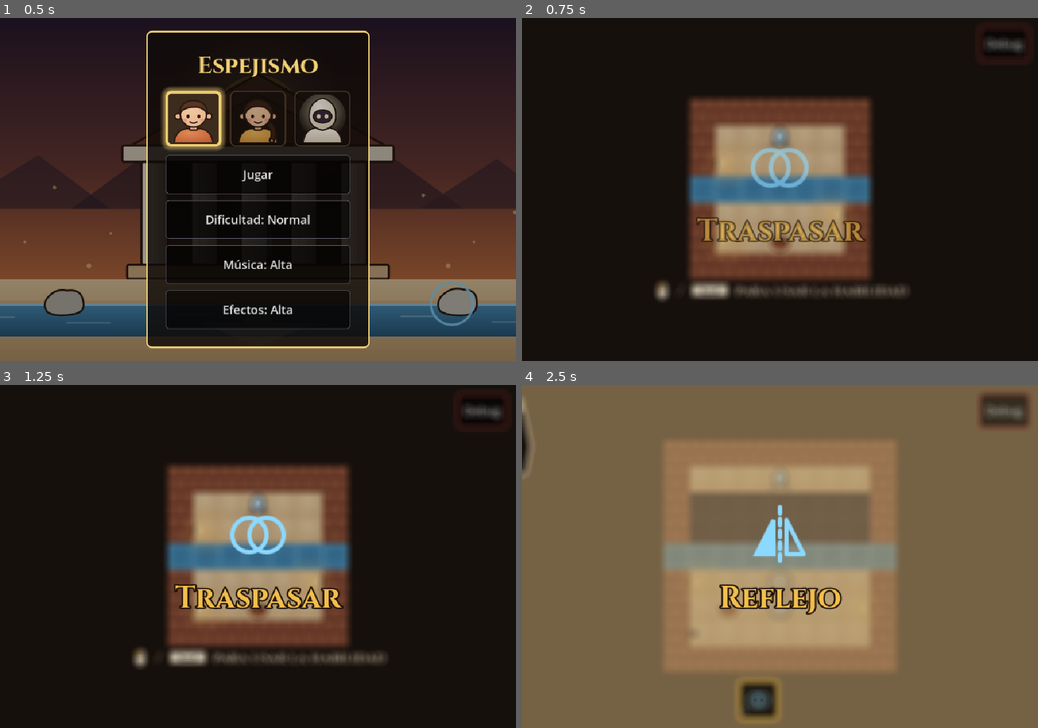
Above: before the commit, frames 1-4 (two rows, left to right).
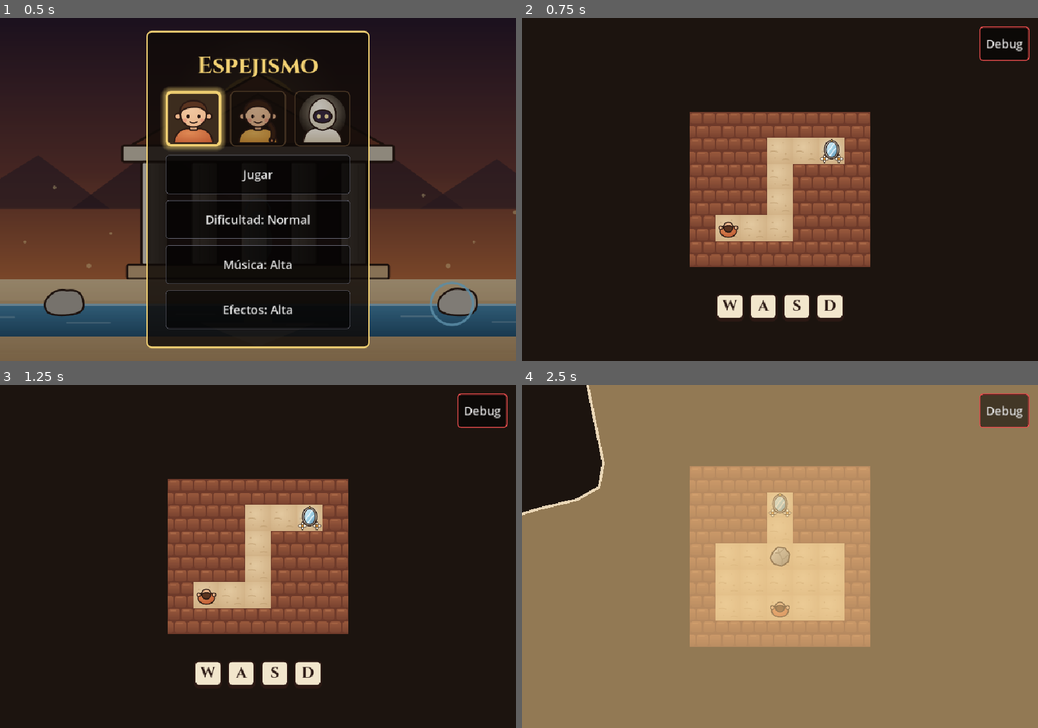
Above: after the commit, the same moments.

Repository: AngeloCS19/Juego
Game: Godot game, scene res://main.tscn
Two runs of this game, one before a commit and one after it. Both use one fixed random seed, a clock stepped at 60 frames per second and the inputs below.
Inputs (mouse positions are in pixels of both pictures, inside the frame that each line leads up to):
- Up to frame 1 (0.5 s): no input
- Up to frame 2 (0.75 s): click "Jugar" at 0.5 s
- Up to frame 3 (1.25 s): no input
- Up to frame 4 (2.5 s): click "Debug" at 1.25 s; tap Enter at 2, 2.1 s; move the mouse to (893, 539) at 2.02 s; hold Right from 2.03 s (still down); click (893, 539) at 2.17 s; tap Space at 2.27 s

Frame 1 is identical in both runs. In frame 2, 20% of the frame differs, in the area x 25-99%, y 2-88%; in frame 3, 20%; in frame 4, 80%, in the area x 0-100%, y 0-100%.

Commit message:
Salas: templo tutorial con glifos de teclas y gestos
Tres salas nuevas antes del río (moverse, empujar, reiniciar) más la de
girar la cámara y Cruzar el río. Cada una muestra solo el dibujo de la
tecla (PC) o del gesto (celular) cuando hace falta, y los botones táctiles
aparecen en la sala que los enseña.

Co-Authored-By: Claude Opus 5.5 (1M context) <noreply@anthropic.com>
Claude-Session: https://claude.ai/code/session_01RZ3wMik6Vk5bK3LSG3XvCW

Diff:
--- /dev/null
+++ b/assets/sprites/icono_deslizar.svg
@@ -0,0 +1 @@
+<svg xmlns="http://www.w3.org/2000/svg" width="128" height="96" viewBox="0 0 128 96"><path d="M22 30H106M92 18L106 30L92 42M36 18L22 30L36 42" fill="none" stroke="#f2b84c" stroke-width="6" stroke-linecap="round" stroke-linejoin="round"/><path d="M58 92V58A8 8 0 0 1 74 58V70L88 72A8 8 0 0 1 95 81L93 92Z" fill="#f2e6cc" stroke="#2b1a14" stroke-width="4" stroke-linejoin="round"/><path d="M58 70L50 64A6 6 0 0 0 42 72L58 92" fill="#f2e6cc" stroke="#2b1a14" stroke-width="4" stroke-linejoin="round"/></svg>
--- /dev/null
+++ b/assets/sprites/icono_sostener.svg
@@ -0,0 +1 @@
+<svg xmlns="http://www.w3.org/2000/svg" width="96" height="96" viewBox="0 0 96 96"><circle cx="48" cy="26" r="20" fill="none" stroke="#f2b84c" stroke-width="5"/><circle cx="48" cy="26" r="9" fill="#f2b84c"/><path d="M40 94V30A8 8 0 0 1 56 30V52L70 54A8 8 0 0 1 77 63L75 94Z" fill="#f2e6cc" stroke="#2b1a14" stroke-width="4" stroke-linejoin="round"/><path d="M40 52L32 46A6 6 0 0 0 24 54L40 76" fill="#f2e6cc" stroke="#2b1a14" stroke-width="4" stroke-linejoin="round"/></svg>
--- /dev/null
+++ b/salas/tutorial_caminar.json
@@ -0,0 +1,17 @@
+{
+	"nombre": "El primer paso",
+	"mapa": [
+		"#######",
+		"###..E#",
+		"###.###",
+		"###.###",
+		"#...###",
+		"#######"
+	],
+	"jugador": [1, 4],
+	"plano_espiritual": { "tipo": "reflexion", "eje": "horizontal", "valor": 3 },
+	"habilidades": [],
+	"tutorial": { "glifo": "mover" },
+	"ocultar": ["girar", "reiniciar", "usar"],
+	"solucion": "RRUUURR"
+}
--- /dev/null
+++ b/salas/tutorial_empujar.json
@@ -0,0 +1,20 @@
+{
+	"nombre": "La piedra en el camino",
+	"mapa": [
+		"#######",
+		"#.#####",
+		"#....E#",
+		"#.#####",
+		"#.#####",
+		"#######"
+	],
+	"jugador": [1, 4],
+	"plano_espiritual": { "tipo": "reflexion", "eje": "horizontal", "valor": 3 },
+	"habilidades": [],
+	"piedras": [
+		{ "pos": [1, 3] }
+	],
+	"tutorial": { "glifo": "empujar" },
+	"ocultar": ["girar", "reiniciar", "usar"],
+	"solucion": "EERRRR"
+}
--- a/salas/tutorial_girar.json
+++ b/salas/tutorial_girar.json
@@ -13,5 +13,7 @@
 	"plano_espiritual": { "tipo": "reflexion", "eje": "horizontal", "valor": 3 },
 	"salida_fija": true,
 	"habilidades": [],
+	"tutorial": { "glifo": "girar" },
+	"ocultar": ["usar"],
 	"solucion": "RRRR<R"
 }
--- /dev/null
+++ b/salas/tutorial_reiniciar.json
@@ -0,0 +1,21 @@
+{
+	"nombre": "Volver a empezar",
+	"mapa": [
+		"#######",
+		"###E###",
+		"###.###",
+		"#.....#",
+		"#.....#",
+		"#.....#",
+		"#######"
+	],
+	"jugador": [3, 5],
+	"plano_espiritual": { "tipo": "reflexion", "eje": "horizontal", "valor": 3 },
+	"habilidades": [],
+	"piedras": [
+		{ "pos": [3, 3] }
+	],
+	"tutorial": { "glifo": "reiniciar", "atasco": [[3, 2]] },
+	"ocultar": ["girar", "usar"],
+	"solucion": "ULUREUU"
+}
--- a/scripts/main.gd
+++ b/scripts/main.gd
@@ -2,6 +2,10 @@
 ## Punto de entrada: carga las salas en orden, lee los controles y gira la cámara.
 
 const SALAS := [
+	"res://salas/tutorial_caminar.json",  # templo tutorial: un control por sala
+	"res://salas/tutorial_empujar.json",
+	"res://salas/tutorial_reiniciar.json",
+	"res://salas/tutorial_girar.json",
 	"res://salas/rio_00.json",
 	"res://salas/rio_01.json",
 	"res://salas/rio_02.json",
@@ -63,7 +67,12 @@
 var _anuncios: Array[Habilidad] = []  # habilidades nuevas esperando su anuncio en el centro
 var _anunciando := false
 var _tutorial_hecho := {}  # salas (ruta) cuyo tutorial visual el jugador ya cumplió
-var _aviso_usar: HBoxContainer  # sala 1 en la PC: "clic / Espacio para usar la habilidad"
+var _glifos: HBoxContainer  # templo tutorial: el dibujo de la tecla o del gesto que hace falta ahora
+var _glifo_visto := ""  # el glifo que se está mostrando, para redibujar solo si cambia
+var _barra_empuje: ProgressBar  # dentro del glifo de empujar: cuánto falta sostener
+var _boton_reiniciar: Button
+var _botones_girar: Array[Button] = []
+var _latidos := {}  # botón táctil -> Tween que lo hace latir mientras su glifo hace falta
 var _barra_jefe: BarraJefe  # vida de Narciso y corazones del jugador, solo en su sala
 var _menu: Menu
 var _dialogo: Dialogo
@@ -119,9 +128,14 @@
 
 	var acciones := HBoxContainer.new()
 	acciones.add_theme_constant_override("separation", 8)
-	acciones.add_child(BarraHabilidades.crear_boton("Girar", _girar.bind(-1), BarraHabilidades.COLOR_NORMAL, ICONO_GIRAR_IZQ))
-	acciones.add_child(BarraHabilidades.crear_boton("Girar", _girar.bind(1), BarraHabilidades.COLOR_NORMAL, ICONO_GIRAR_DER))
-	acciones.add_child(BarraHabilidades.crear_boton("Reiniciar", _reiniciar, BarraHabilidades.COLOR_NORMAL, ICONO_REINICIAR))
+	_botones_girar = [
+		BarraHabilidades.crear_boton("Girar", _girar.bind(-1), BarraHabilidades.COLOR_NORMAL, ICONO_GIRAR_IZQ),
+		BarraHabilidades.crear_boton("Girar", _girar.bind(1), BarraHabilidades.COLOR_NORMAL, ICONO_GIRAR_DER),
+	]
+	_boton_reiniciar = BarraHabilidades.crear_boton("Reiniciar", _reiniciar, BarraHabilidades.COLOR_NORMAL, ICONO_REINICIAR)
+	acciones.add_child(_botones_girar[0])
+	acciones.add_child(_botones_girar[1])
+	acciones.add_child(_boton_reiniciar)
 	# Usar muestra el icono de la habilidad activa (la barra lo cambia al elegir otra).
 	var usar := BarraHabilidades.crear_boton("Usar", func(): barra.usar(sala), BarraHabilidades.COLOR_ACTIVA, barra.icono_activa(), false)
 	usar.custom_minimum_size = Vector2(120, 96)
@@ -146,9 +160,12 @@
 	_botones_tactiles = [acciones, boton_menu, usar]
 	_mostrar_botones()
 
-	_aviso_usar = _crear_aviso_usar()
-	_en_esquina(pantalla, _aviso_usar, Control.PRESET_CENTER_BOTTOM)
-	_aviso_usar.position.y -= 96  # encima de la hotbar
+	_glifos = HBoxContainer.new()
+	_glifos.mouse_filter = Control.MOUSE_FILTER_IGNORE
+	_glifos.alignment = BoxContainer.ALIGNMENT_CENTER
+	_glifos.add_theme_constant_override("separation", 10)
+	_en_esquina(pantalla, _glifos, Control.PRESET_CENTER_BOTTOM)
+	_glifos.position.y -= 110  # encima de la hotbar
 
 	_barra_jefe = BarraJefe.new()
 	pantalla.add_child(_barra_jefe)
@@ -163,31 +180,112 @@
 	$Interfaz.add_child(_menu)  # se agrega al final para quedar encima de todo
 
 
-## "[clic izquierdo] / [Espacio] para usar la habilidad": la única pista con texto, porque en la PC
-## no hay botón Usar que tocar. Se muestra mientras dura el tutorial de una sala con "aviso_usar".
-func _crear_aviso_usar() -> HBoxContainer:
-	var fila := HBoxContainer.new()
-	fila.mouse_filter = Control.MOUSE_FILTER_IGNORE
-	fila.alignment = BoxContainer.ALIGNMENT_CENTER
-	fila.add_theme_constant_override("separation", 10)
-	for parte in [ICONO_CLIC_IZQ, "/", ICONO_ESPACIO, "para usar la habilidad"]:
-		if parte is Texture2D:
-			var icono := TextureRect.new()
-			icono.texture = parte
-			icono.expand_mode = TextureRect.EXPAND_IGNORE_SIZE
-			icono.stretch_mode = TextureRect.STRETCH_KEEP_ASPECT_CENTERED
-			icono.custom_minimum_size = Vector2(parte.get_width(), parte.get_height()) * 0.6
-			fila.add_child(icono)
-		else:
-			var texto := Label.new()
-			texto.text = parte
-			texto.add_theme_font_override("font", FUENTE_ANUNCIO)
-			texto.add_theme_font_size_override("font_size", 26)
-			texto.add_theme_color_override("font_color", Color(0.95, 0.9, 0.8))
-			texto.add_theme_color_override("font_outline_color", Color(0.1, 0.05, 0.02))
-			texto.add_theme_constant_override("outline_size", 8)
-			fila.add_child(texto)
-	return fila
+## Templo tutorial: qué glifo hace falta ahora ("" = ninguno). Cada sala dice en "tutorial" cuál enseña;
+## empujar solo se ve frente a una piedra, reiniciar solo con una piedra atascada y girar mientras la puerta no calce.
+func _glifo() -> String:
+	var t: Dictionary = sala.datos.get("tutorial", {})
+	var g: String = "usar" if t.get("aviso_usar", false) else t.get("glifo", "")
+	if g == "" or _tutorial_hecho.has(SALAS[indice]) or _menu.visible or _dialogo.visible:
+		return ""
+	match g:
+		"empujar":
+			return g + ":" + _tecla(_a_pantalla(sala.mirando)) if sala.hay_empujable_enfrente() else ""
+		"reiniciar":
+			return g if t["atasco"].any(func(c): return sala.piedra_en(Vector2i(c[0], c[1])) >= 0) else ""
+		"girar":
+			return "" if sala.puerta_abierta() else g
+	return g
+
+
+func _tecla(dir_pantalla: Vector2i) -> String:
+	return {Vector2i.UP: "W", Vector2i.DOWN: "S", Vector2i.LEFT: "A", Vector2i.RIGHT: "D"}[dir_pantalla]
+
+
+## Dibuja el glifo sin palabras: en la PC la tecla, en el celular el gesto. Para reiniciar y girar,
+## en el celular no hay dibujo: late el botón de verdad, para que el jugador sepa cuál tocar.
+func _mostrar_glifo(g: String) -> void:
+	for hijo in _glifos.get_children():
+		hijo.queue_free()
+	_barra_empuje = null
+	_latir(_boton_reiniciar, _tactil and g == "reiniciar")
+	for boton in _botones_girar:
+		_latir(boton, _tactil and g == "girar")
+	var partes := []
+	match g.get_slice(":", 0):
+		"mover":
+			partes = [load("res://assets/sprites/icono_deslizar.svg")] if _tactil else ["W", "A", "S", "D"]
+		"empujar":
+			partes = [load("res://assets/sprites/icono_sostener.svg") if _tactil else g.get_slice(":", 1)]
+			_barra_empuje = ProgressBar.new()
+			_barra_empuje.show_percentage = false
+			_barra_empuje.max_value = TIEMPO_EMPUJE
+			_barra_empuje.custom_minimum_size = Vector2(90, 14)
+			_barra_empuje.size_flags_vertical = Control.SIZE_SHRINK_CENTER
+			for parte_barra in [["background", Color(0.05, 0.04, 0.05, 0.85)], ["fill", BarraHabilidades.COLOR_ACTIVA]]:
+				var estilo := StyleBoxFlat.new()
+				estilo.bg_color = parte_barra[1]
+				estilo.border_color = Color(0.95, 0.9, 0.8)
+				estilo.set_border_width_all(2)
+				estilo.set_corner_radius_all(5)
+				_barra_empuje.add_theme_stylebox_override(parte_barra[0], estilo)
+		"reiniciar":
+			partes = [] if _tactil else ["R"]
+		"girar":
+			partes = [] if _tactil else ["Q", "E"]
+		"usar":  # en el celular ya late la casilla de la hotbar y está el botón Usar
+			partes = [] if _tactil else [ICONO_CLIC_IZQ, "/", ICONO_ESPACIO]
+	for parte in partes:
+		_glifos.add_child(_parte_glifo(parte))
+	if _barra_empuje:
+		_glifos.add_child(_barra_empuje)
+
+
+## Una tecla dibujada (letra en un recuadro crema, como icono_espacio.svg), un icono o una barra "/".
+func _parte_glifo(parte) -> Control:
+	if parte is Texture2D:
+		var icono := TextureRect.new()
+		icono.texture = parte
+		icono.expand_mode = TextureRect.EXPAND_IGNORE_SIZE
+		icono.stretch_mode = TextureRect.STRETCH_KEEP_ASPECT_CENTERED
+		icono.custom_minimum_size = Vector2(parte.get_width(), parte.get_height()) * 0.6
+		return icono
+	var texto := Label.new()
+	texto.text = parte
+	texto.horizontal_alignment = HORIZONTAL_ALIGNMENT_CENTER
+	texto.vertical_alignment = VERTICAL_ALIGNMENT_CENTER
+	texto.add_theme_font_override("font", FUENTE_ANUNCIO)
+	texto.add_theme_font_size_override("font_size", 28)
+	if parte == "/":
+		texto.add_theme_color_override("font_color", Color(0.95, 0.9, 0.8))
+		texto.add_theme_color_override("font_outline_color", Color(0.1, 0.05, 0.02))
+		texto.add_theme_constant_override("outline_size", 8)
+		return texto
+	texto.custom_minimum_size = Vector2(52, 52)
+	texto.add_theme_color_override("font_color", Color(0.17, 0.1, 0.08))
+	var tecla := StyleBoxFlat.new()
+	tecla.bg_color = Color(0.95, 0.9, 0.8)
+	tecla.border_color = Color(0.17, 0.1, 0.08)
+	tecla.set_border_width_all(3)
+	tecla.border_width_bottom = 7  # la tecla tiene grosor, como icono_espacio.svg
+	tecla.set_corner_radius_all(8)
+	texto.add_theme_stylebox_override("normal", tecla)
+	return texto
+
+
+## Hace latir (o deja quieto) un botón táctil.
+func _latir(boton: Button, activo: bool) -> void:
+	if activo == _latidos.has(boton):
+		return
+	if not activo:
+		_latidos[boton].kill()
+		_latidos.erase(boton)
+		boton.scale = Vector2.ONE
+		return
+	boton.pivot_offset = boton.size / 2
+	var t := boton.create_tween().set_loops()
+	t.tween_property(boton, "scale", Vector2.ONE * 1.2, 0.5).set_trans(Tween.TRANS_SINE)
+	t.tween_property(boton, "scale", Vector2.ONE, 0.5).set_trans(Tween.TRANS_SINE)
+	_latidos[boton] = t
 
 
 ## Menú solo para el desarrollador: saltar a cualquier sala y desbloquear todas las habilidades.
@@ -231,9 +329,16 @@
 
 
 ## Los botones solo se ven con pantalla táctil; en la PC se juega con el teclado.
+## En el templo tutorial, "ocultar" deja fuera los botones que el jugador aún no aprende: cada uno aparece en su sala.
 func _mostrar_botones() -> void:
 	for nodo in _botones_tactiles:
 		nodo.visible = _tactil
+	var ocultos: Array = sala.datos.get("ocultar", []) if sala else []
+	_boton_reiniciar.visible = not "reiniciar" in ocultos
+	for boton in _botones_girar:
+		boton.visible = not "girar" in ocultos
+	barra.boton_usar.visible = _tactil and not "usar" in ocultos
+	_glifo_visto = "?"  # el glifo se vuelve a dibujar: cambia entre PC y celular
 
 
 ## La primera vez que se consigue una habilidad: su nombre grande en medio de la pantalla y luego
@@ -368,6 +473,7 @@
 	var todas := ["traspasar", "reflejo"]
 	barra.configurar(todas if _todas_habilidades else sala.datos.get("habilidades", todas))
 	_iniciar_tutorial()
+	_mostrar_botones()
 	_elegir_musica()
 	_on_plano_cambiado(false)
 	_hablar(sala.datos.get("dialogo", []))
@@ -391,7 +497,7 @@
 	for h in barra.habilidades:
 		barra.pulsar(h.nombre, false)
 	var t: Dictionary = sala.datos.get("tutorial", {})
-	if t.is_empty() or _tutorial_hecho.has(SALAS[indice]):
+	if not t.has("habilidad") or _tutorial_hecho.has(SALAS[indice]):
 		return
 	barra.pulsar(t["habilidad"], true)
 	if t.has("piedra"):
@@ -403,14 +509,20 @@
 	if t.is_empty() or _tutorial_hecho.has(SALAS[indice]):
 		return
 	var hecho := false
-	if t["habilidad"] == "traspasar":
-		hecho = sala.espiritual
-	else:
-		var i := sala.piedra_en(Vector2i(t["piedra"][0], t["piedra"][1]))
-		hecho = i >= 0 and sala.piedras[i]["marcada"]
+	match t.get("glifo", t.get("habilidad")):
+		"traspasar":
+			hecho = sala.espiritual
+		"reflejo":
+			var i := sala.piedra_en(Vector2i(t["piedra"][0], t["piedra"][1]))
+			hecho = i >= 0 and sala.piedras[i]["marcada"]
+		"mover":
+			hecho = sala.jugador != Vector2i(sala.datos["jugador"][0], sala.datos["jugador"][1])
+		"empujar":  # alguna piedra ya no está donde empezó
+			hecho = range(sala.piedras.size()).any(func(i): return sala.piedras[i]["pos"] != Vector2i(sala.datos["piedras"][i]["pos"][0], sala.datos["piedras"][i]["pos"][1]))
 	if hecho:
 		_tutorial_hecho[SALAS[indice]] = true
-		barra.pulsar(t["habilidad"], false)
+		if t.has("habilidad"):
+			barra.pulsar(t["habilidad"], false)
 		sala.tutorial_piedra = Vector2i(-1, -1)
 
 
@@ -510,7 +622,10 @@
 func _process(delta: float) -> void:
 	_barra_jefe.actualizar(sala)
 	_vigilar_tutorial()
-	_aviso_usar.visible = not _tactil and sala.datos.get("tutorial", {}).get("aviso_usar", false) and not _tutorial_hecho.has(SALAS[indice])
+	var g := _glifo()
+	if g != _glifo_visto:
+		_glifo_visto = g
+		_mostrar_glifo(g)
 	_ocultar_cursor()
 	if _menu.visible or _dialogo.visible or _cortina.activa():
 		return
@@ -522,6 +637,8 @@
 			sala.empujar_enfrente()
 	else:
 		_empuje = 0.0
+	if _barra_empuje:
+		_barra_empuje.value = _empuje
 
 
 ## El mouse no apunta a nada mientras se juega: solo se ve con un menú abierto.
--- a/scripts/musica.gd
+++ b/scripts/musica.gd
@@ -16,7 +16,7 @@
 	"altar": ["altar"],  # el arpegio de la ocarina del jefe, lento y en calma
 }
 ## Índice de SALAS (main.gd) desde el que suena cada capa: la pieza se arma a lo largo del templo.
-const DESDE := [0, 6, 12]
+const DESDE := [0, 10, 16]  # índices de SALAS: las 5 primeras son del templo tutorial
 const SALIDA := 1.5  # segundos que tarda en apagarse una pieza al cambiar a otra
 const CRUCE := 0.6  # segundos que tarda la música en pasar de un plano al otro
 const ENTRADA := 3.0  # segundos que tarda una capa nueva en entrar
--- a/tests/test_reflexion.gd
+++ b/tests/test_reflexion.gd
@@ -47,6 +47,9 @@
 	var main := load("res://scripts/main.gd")
 	_igual([main.nota(30, 30), main.nota(24, 30), main.nota(18, 30), main.nota(12, 30), main.nota(0, 30)], ["S", "A", "B", "C", "D"], "nota del templo")
 
+	# Templo tutorial: sin empujar no se pasa, y empujar la piedra recto la atasca frente a la puerta (hay que reiniciar).
+	_igual(_jugar("tutorial_empujar.json", "UUURRRR").completada, false, "sin empujar no se pasa")
+	_igual(_jugar("tutorial_reiniciar.json", "UEUUU").completada, false, "empujar recto atasca la piedra")
 	# Sin marcar la piedra con Reflejo no aparece su reflejo y no se cruza el vacío.
 	_igual(_jugar("rio_01.json", "RRUPUUUU").completada, false, "sin Reflejo no se cruza el vacío")
 	# Si no se aleja la piedra del eje, su reflejo cae en el piso y no sobre el vacío.
Not shown, changed: CLAUDE.md
Not shown, changed: README.md
